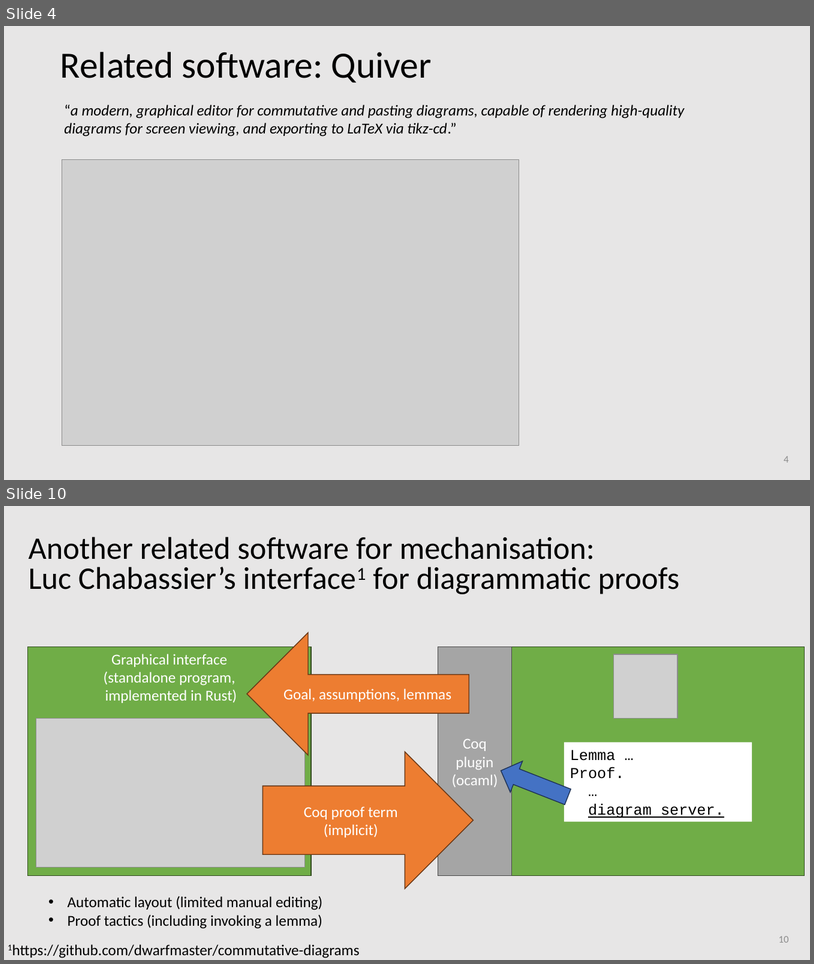
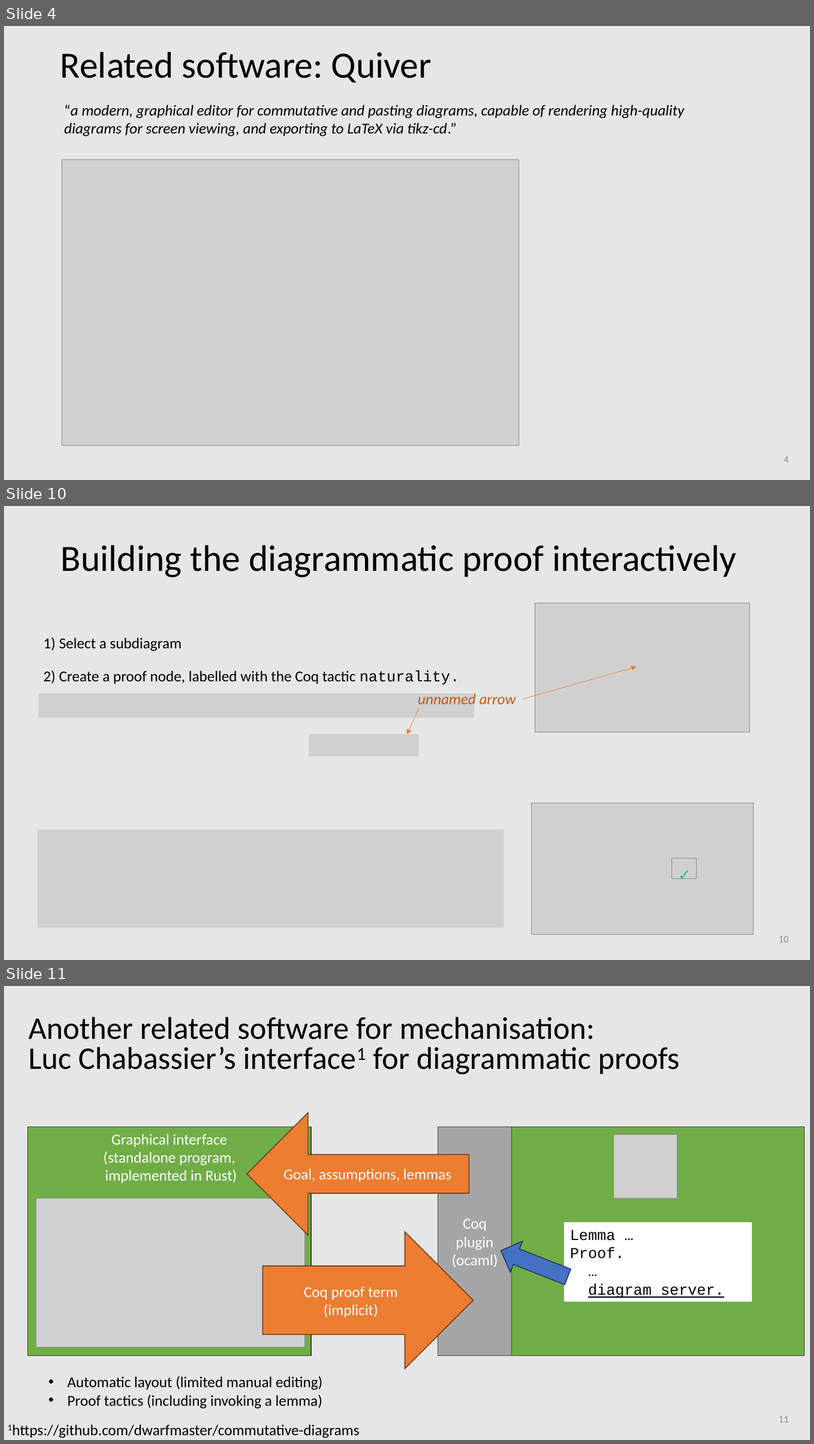
Before and after one commit to amblafont/slides, a slide deck: grapheditor/2024-coqpl/main.pptx. Shown one above the other, each under a label of ours: slides 4 and 10 before the commit, slides 4, 10 and 11 after it; the slides between them are not shown. The pictures are 814x964 and 814x1444 pixels, drawn with LibreOffice and Linux fonts; fonts in the diff are those of the drawing; grey boxes stand for pictures. Boxes give left, top, right and bottom in pixels: in the first picture for what was removed or moved away, otherwise in the second. Text is boxed around its words. In the diff, an @@ line names an element or a change of style, - is before the commit and + after.

```diff
--- a/grapheditor/2024-coqpl/main.pptx
+++ b/grapheditor/2024-coqpl/main.pptx
@@ slide 10 added at (4,506,810,960), background #E7E6E6 @@
@@ title added at (61,545,737,577), 44 pt, text #000000 @@
+Building the diagrammatic proof interactively
@@ picture added at (536,603,750,732) @@
@@ text added at (44,637,182,651), 18 pt, text #000000 @@
+1) Select a subdiagram
@@ arrow added from (524, 699) to (637, 667), #ED7D31 0.5 pt @@
@@ text added at (44,670,459,685), 18 pt, text #000000 @@
+2) Create a proof node, labelled with the Coq tactic naturality.
@@ picture added at (38,693,474,717) @@
@@ text added at (418,693,516,704), 18 pt, text #C55A11, italic @@
+unnamed arrow
@@ arrow added from (419, 708) to (408, 734), #ED7D31 0.5 pt @@
@@ picture added at (309,734,420,756) @@
@@ picture added at (532,803,754,935) @@
@@ picture added at (37,829,504,928) @@
@@ picture added at (672,858,697,878) @@
@@ text added at (672,862,696,886), 18 pt, text #00CC66 @@
+✓
@@ page number added at (779,936,789,942), 12 pt, text #8C8C8C @@
+10
@@ what was slide 10 is now slide 11 @@
@@ page number at (779,1416,789,1422): text changed @@
-10
+11
```
Also in this commit, not shown: 5 slides changed, 1 other slide added.
